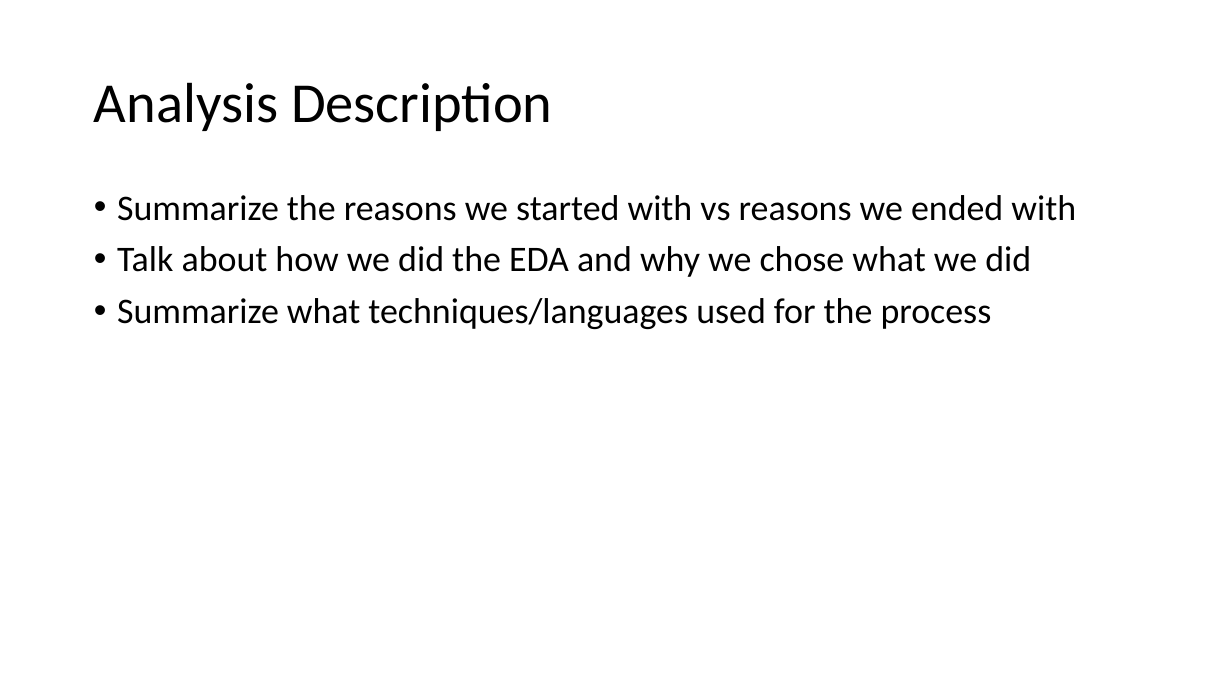
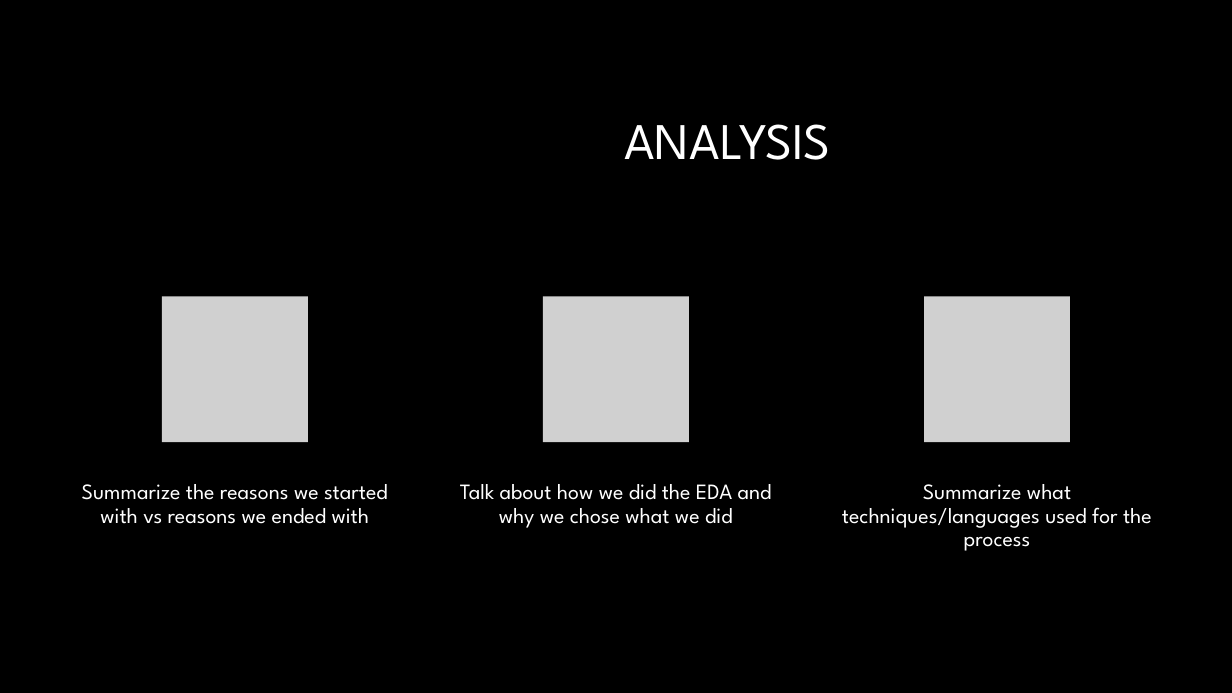
Before and after one commit to Adam-Warrick/Causes_of_Flight_Delays_and_Cancellations, a slide deck: slide 6 of Flight_Delays_and_Cancellations.pptx (slide 5 before the commit). Drawn at 1232x693 pixels with LibreOffice and Linux fonts; fonts in the diff are those of the drawing; grey boxes stand for pictures; background and template pictures are left out. Boxes give left, top, right and bottom in pixels: in the first picture for what was removed or moved away, otherwise in the second. Text is boxed around its words. In the diff, an @@ line names an element or a change of style, - is before the commit and + after.

Commit message:
ppt update V2

```diff
--- a/Flight_Delays_and_Cancellations.pptx
+++ b/Flight_Delays_and_Cancellations.pptx
@@ background #FFFFFF to #000000 @@
@@ title at bbox=[624, 124, 830, 160]: text changed; size 44 to 40 pt; font Calibri to League Spartan; text colour #000000 to #FFFFFF @@
-Analysis Description
+ANALYSIS
@@ text removed at bbox=[117, 195, 1076, 329] @@
-• Summarize the reasons we started with vs reasons we ended with
-• Talk about how we did the EDA and why we chose what we did
-• Summarize what techniques/languages used for the process
@@ group added at bbox=[82, 297, 1152, 551]: 3 pictures, 3 texts @@
+Summarize the reasons we started with vs reasons we ended with
+Talk about how we did the EDA and why we chose what we did
+Summarize what techniques/languages used for the process
```
Also in this commit, not shown: 4 other slides changed, 6 slides added, 2 slides removed.
